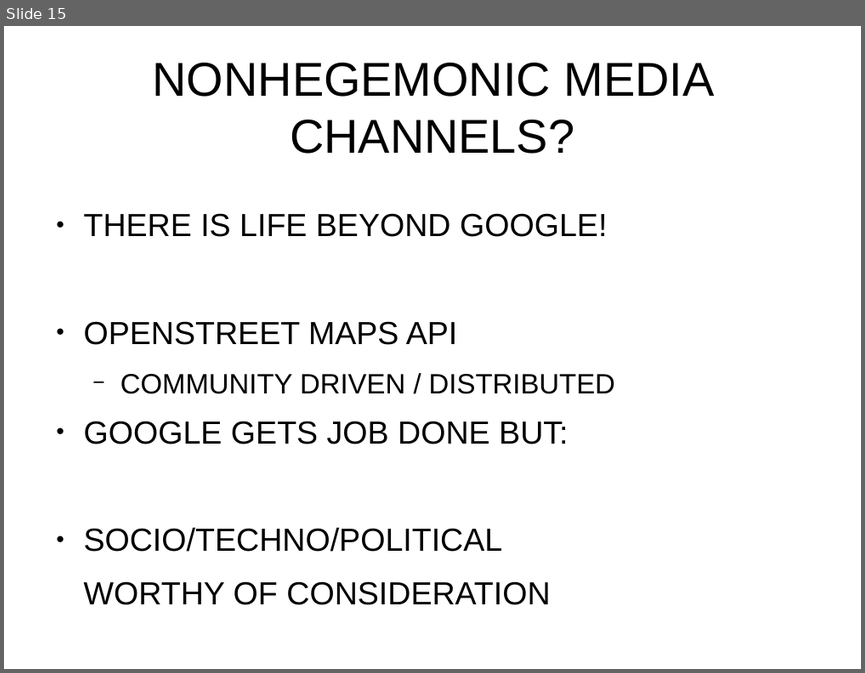
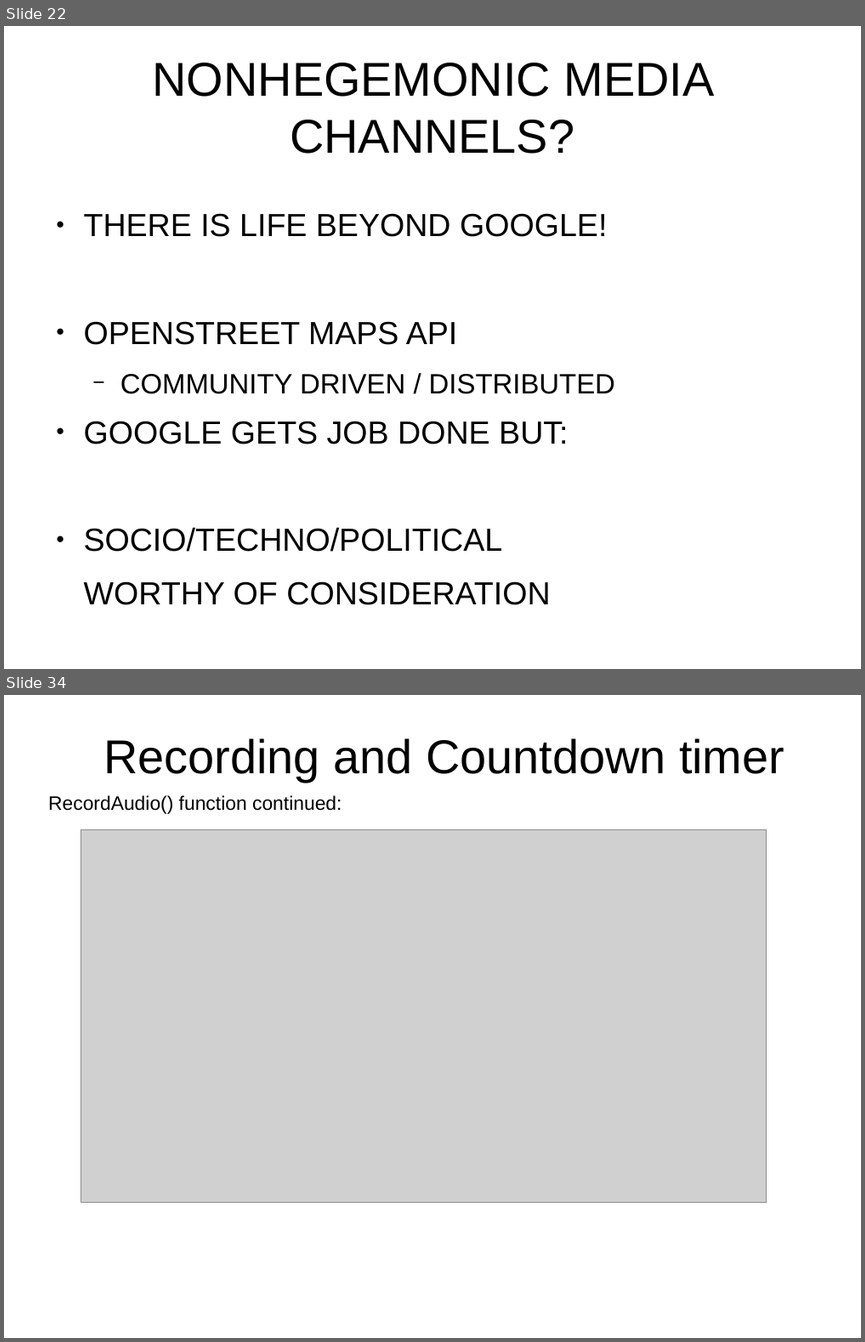
Before and after one commit to fpbu/mobappdev, a slide deck: phonegapbuild_workshop/phonegap_build_slides.odp. Shown one above the other, each under a label of ours: slide 15 before the commit, slides 22 and 34 after it; the slides between them are not shown. The pictures are 865x673 and 865x1342 pixels, drawn with LibreOffice and Linux fonts; fonts in the diff are those of the drawing; grey boxes stand for pictures. Boxes give left, top, right and bottom in pixels: in the first picture for what was removed or moved away, otherwise in the second. Text is boxed around its words. In the diff, an @@ line names an element or a change of style, - is before the commit and + after.

```diff
--- a/phonegapbuild_workshop/phonegap_build_slides.odp
+++ b/phonegapbuild_workshop/phonegap_build_slides.odp
@@ slide 34 added at [4,695,861,1338], background #FFFFFF @@
@@ title added at [103,738,784,782], 44 pt, text #000000 @@
+Recording and Countdown timer
@@ text added at [48,795,341,814], 18 pt, text #000000 @@
+RecordAudio() function continued:
@@ picture added at [81,829,766,1202] @@
@@ what was slide 15 is now slide 22 @@
```
Also in this commit, not shown: 2 slides changed, 20 other slides added, 4 slides removed, 1 other file.
